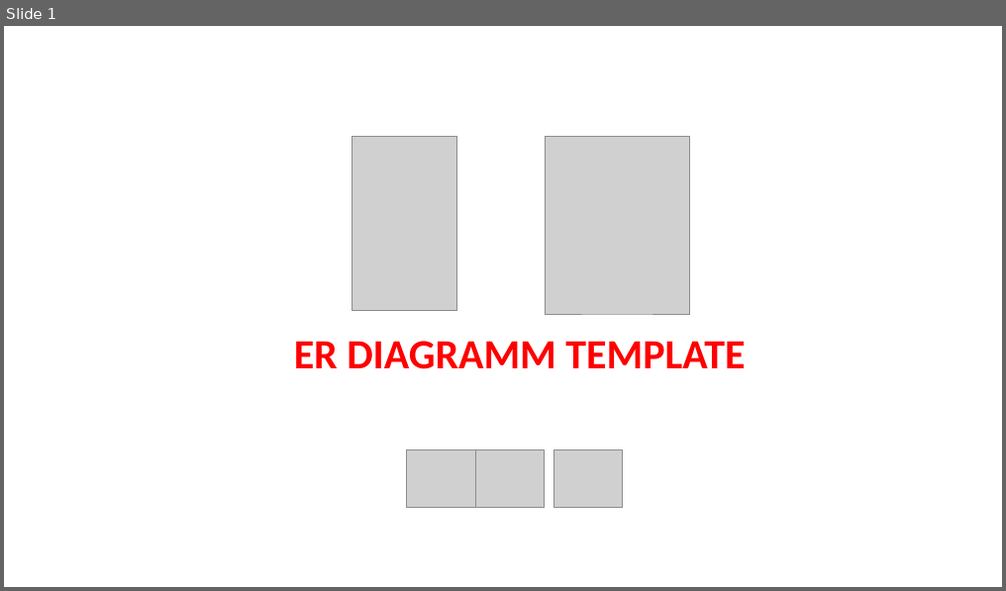
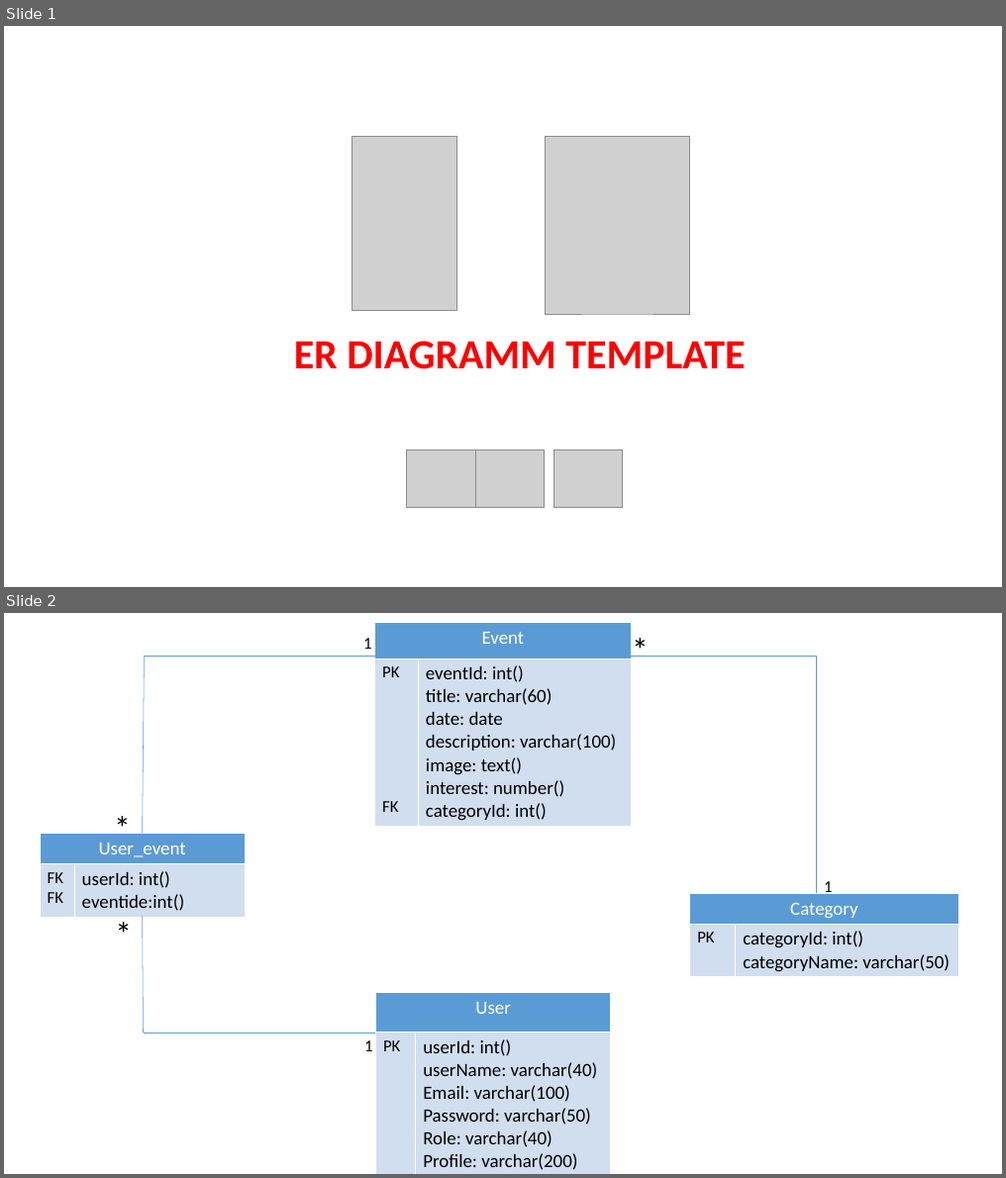
Before and after one commit to LyHoUrNgOrN/project, a slide deck: docs/ER-DIAGRAM.pptx. Shown one above the other, each under a label of ours: slide 1 before the commit, slides 1 and 2 after it. The pictures are 1006x591 and 1006x1178 pixels, drawn with LibreOffice and Linux fonts; fonts in the diff are those of the drawing; grey boxes stand for pictures. Boxes give left, top, right and bottom in pixels: in the first picture for what was removed or moved away, otherwise in the second. Text is boxed around its words. In the diff, an @@ line names an element or a change of style, - is before the commit and + after.

```diff
--- a/docs/ER-DIAGRAM.pptx
+++ b/docs/ER-DIAGRAM.pptx
@@ slide 2 added at box(4, 613, 1002, 1174), background #FFFFFF @@
@@ text added at box(363, 638, 371, 649), 16 pt, text #000000 @@
+1
@@ table added at box(375, 622, 632, 825), 2 rows, 2 columns @@
+Event | 
+PK / FK | eventId: int() / title: varchar(60) / date: date / description: varchar(100) / image: text() / interest: number() / categoryId: int()
@@ text added at box(625, 626, 662, 673), 32 pt, text #000000 @@
+*
@@ line added from (143, 834) to (144, 656), #5B9BD5 0.5 pt @@
@@ line added from (144, 656) to (375, 656), #5B9BD5 0.5 pt @@
@@ line added from (632, 656) to (817, 656), #5B9BD5 0.5 pt @@
@@ line added from (817, 656) to (817, 894), #5B9BD5 0.5 pt @@
@@ text added at box(107, 803, 144, 851), 32 pt, text #000000 @@
+*
@@ table added at box(40, 834, 245, 916), 2 rows, 2 columns @@
+User_event | 
+FK / FK | userId: int() / eventide:int()
@@ text added at box(108, 909, 146, 957), 32 pt, text #000000 @@
+*
@@ table added at box(690, 894, 958, 976), 2 rows, 2 columns @@
+Category | 
+PK | categoryId: int() / categoryName: varchar(50)
@@ text added at box(824, 881, 832, 897), 16 pt, text #000000 @@
+1
@@ line added from (143, 916) to (144, 1033), #5B9BD5 0.5 pt @@
@@ table added at box(376, 992, 611, 1174), 2 rows, 2 columns @@
+User | 
+PK | userId: int() / userName: varchar(40) / Email: varchar(100) / Password: varchar(50) / Role: varchar(40) / Profile: varchar(200)
@@ line added from (144, 1033) to (375, 1033), #5B9BD5 0.5 pt @@
@@ text added at box(364, 1041, 372, 1052), 16 pt, text #000000 @@
+1
```
Also in this commit, not shown: 1 slide removed, 7 other files.
